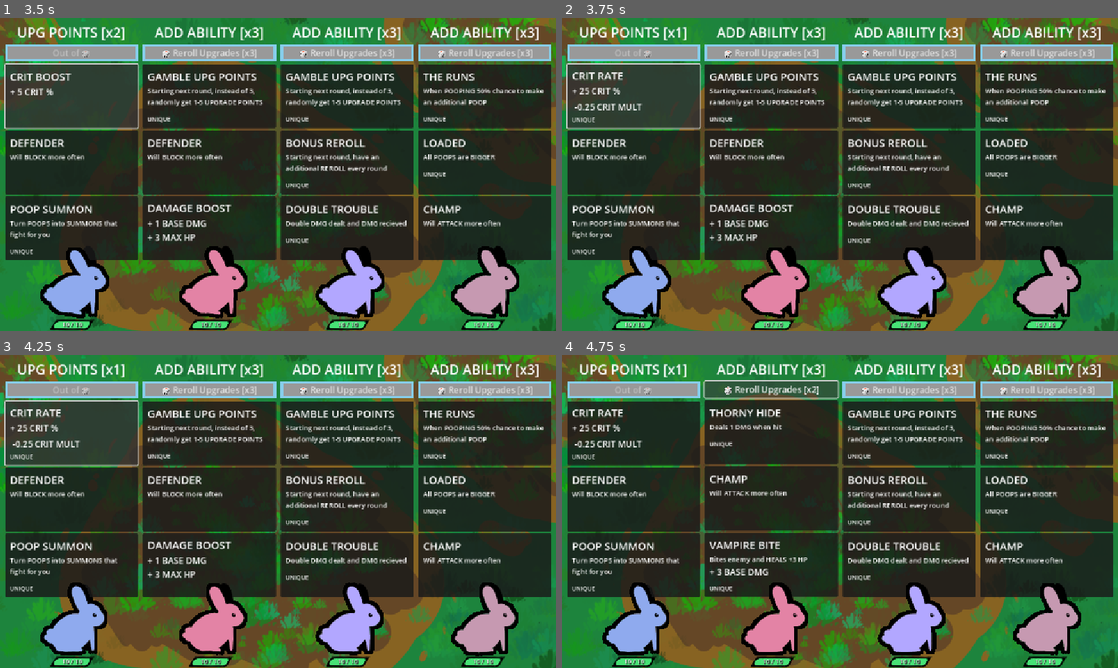
Above: before the commit, frames 1-4 (two rows, left to right).
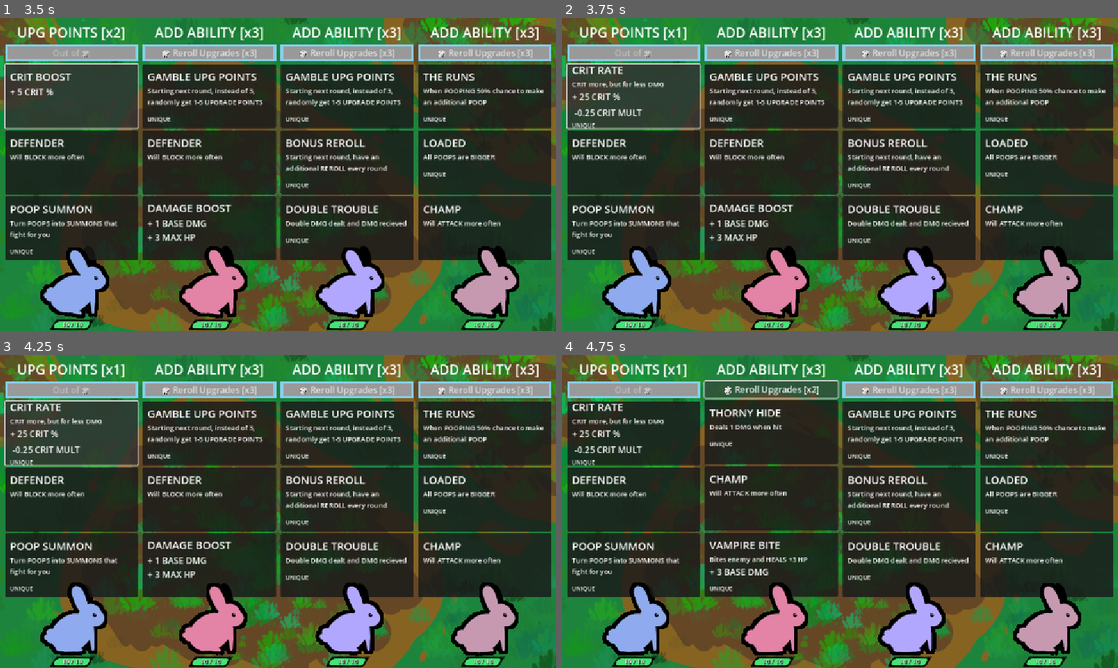
Above: after the commit, the same moments.

Repository: Galitie/tm2
Game: Godot game, scene res://test_scene.tscn
Two runs of this game, one before a commit and one after it. Both use one fixed random seed, a clock stepped at 60 frames per second and the inputs below.
Inputs (mouse positions are in pixels of both pictures, inside the frame that each line leads up to):
- Up to frame 1 (3.5 s): click "🎲 Reroll Upgrades [x3]" at 0.5 s; click "🎲 Reroll Upgrades [x2]" at 1.25 s; click "🎲 Reroll Upgrades [x1]" at 2 s; click (72, 96) at 2.77 s
- Up to frame 2 (3.75 s): click (634, 96) at 3.52 s
- Up to frame 3 (4.25 s): no input
- Up to frame 4 (4.75 s): click "🎲 Reroll Upgrades [x3]" at 4.25 s

Frame 1 is identical in both runs. In frame 2, 1.0% of the frame differs, in the area x 1-19%, y 15-36%; in frame 3, 1.0%; in frame 4, 1.0%.

Commit message:
Updated crit rate description

Diff:
--- a/Cards/Resources/crit_rate.tres
+++ b/Cards/Resources/crit_rate.tres
@@ -6,7 +6,7 @@
 [resource]
 script = ExtResource("2_yq1ji")
 card_name = "CRIT RATE"
-description = ""
+description = "CRIT more, but for less DMG"
 Type = "immediate"
 state_id = ""
 unique = true
